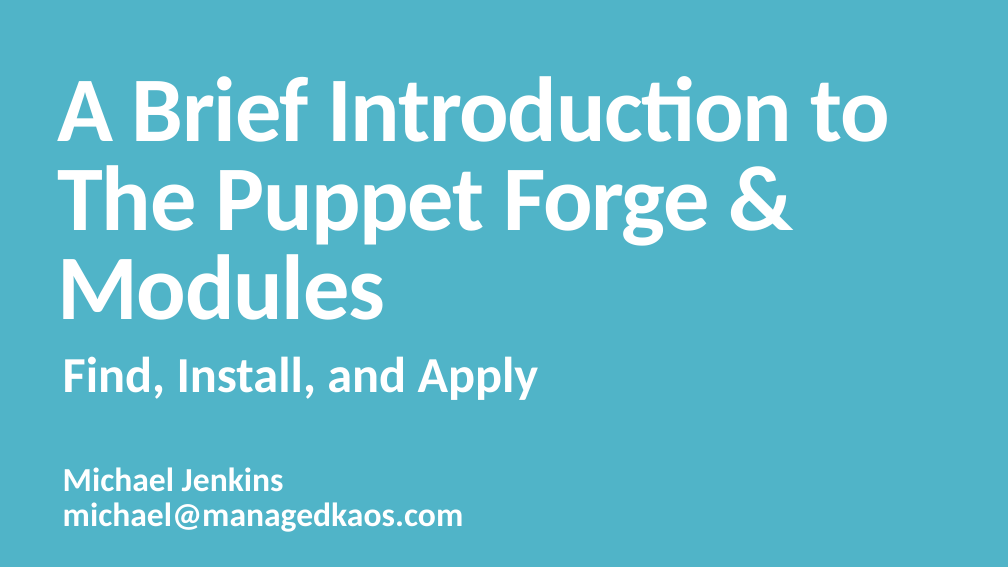
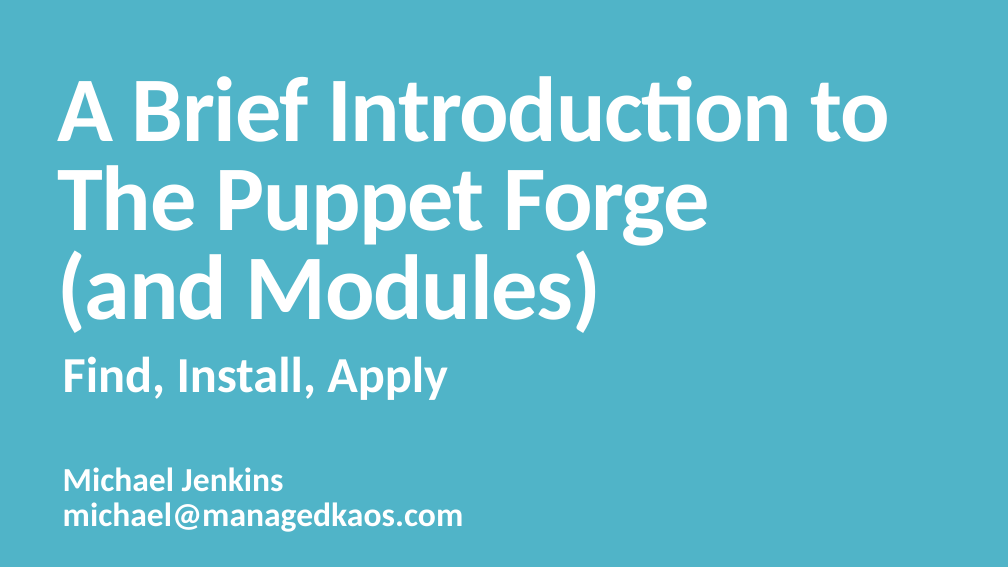
Before and after one commit to managedkaos/puppet-forge-intro, a slide deck: slide 2 of A Brief Introduction to The Puppet Forge.pptx (slide 1 before the commit). Drawn at 1008x567 pixels with LibreOffice and Linux fonts; fonts in the diff are those of the drawing. Boxes give left, top, right and bottom in pixels: in the first picture for what was removed or moved away, otherwise in the second. Text is boxed around its words. In the diff, an @@ line names an element or a change of style, - is before the commit and + after.

Commit message:
Slide deck update.

```diff
--- a/A Brief Introduction to The Puppet Forge.pptx
+++ b/A Brief Introduction to The Puppet Forge.pptx
@@ title at <box>57,76,890,333</box>: text changed @@
-A Brief Introduction to The Puppet Forge & Modules
+A Brief Introduction to The Puppet Forge
+(and Modules)
@@ subtitle at <box>63,356,448,400</box>: text changed @@
-Find, Install, and Apply
+Find, Install, Apply
```
Also in this commit, not shown: 5 other slides changed, 1 slide added.
